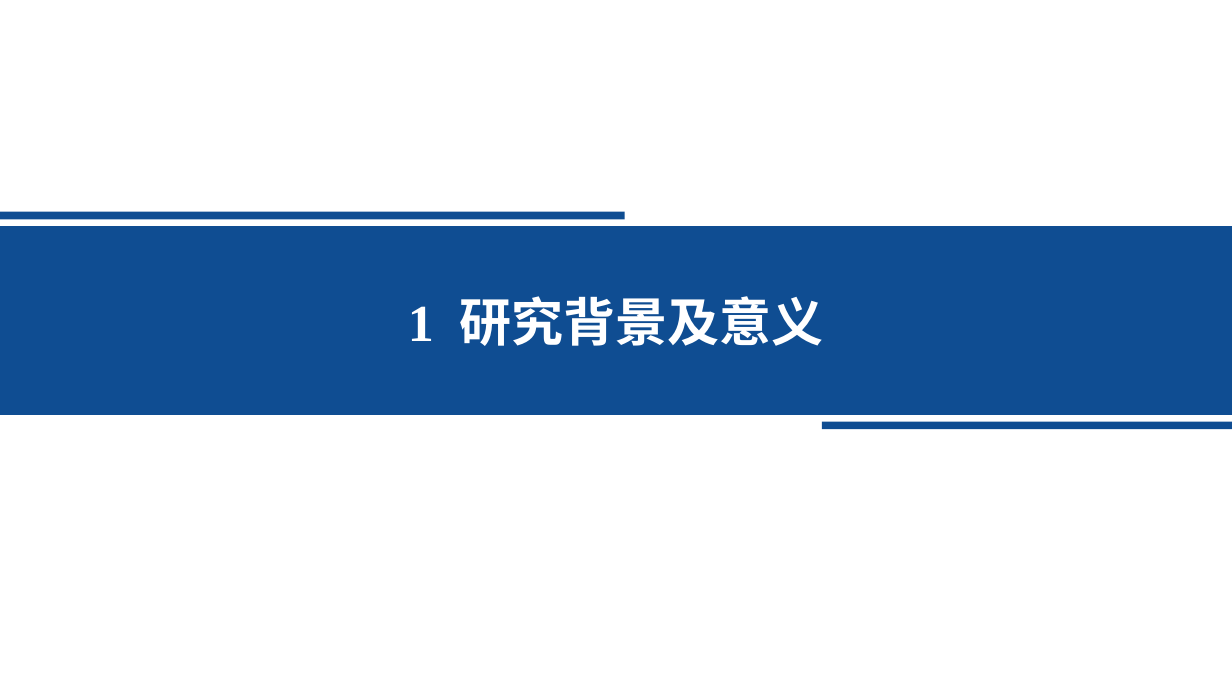
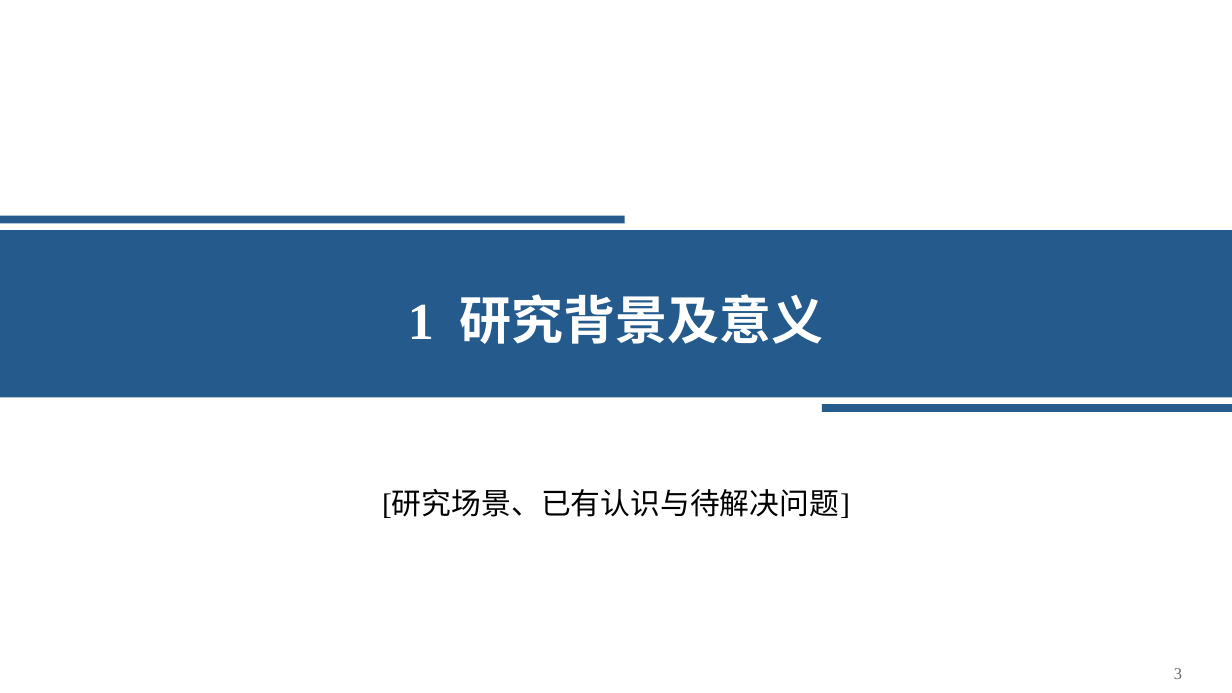
Before and after one commit to Starxy/skills, a slide deck: slide 3 of skills/ppt-craft/assets/academic-blue-template.pptx. Drawn at 1232x693 pixels with LibreOffice and Linux fonts; fonts in the diff are those of the drawing. Boxes give left, top, right and bottom in pixels: in the first picture for what was removed or moved away, otherwise in the second. Text is boxed around its words. In the diff, an @@ line names an element or a change of style, - is before the commit and + after.

```diff
--- a/skills/ppt-craft/assets/academic-blue-template.pptx
+++ b/skills/ppt-craft/assets/academic-blue-template.pptx
@@ rectangle: place and size @@
-rectangle at (0, 212, 625, 219)
+rectangle at (0, 215, 625, 223)
@@ fill #0F4D92 to #245A8C in 3 elements at (0, 215, 625, 223), (823, 405, 1232, 412), (0, 230, 1232, 397) @@
@@ rectangle: place and size @@
-rectangle at (0, 226, 1232, 415)
+rectangle at (0, 230, 1232, 397)
@@ text "1 研究背景及意义" at (408, 294, 824, 344): line spacing 1 to 1.15 @@
@@ rectangle: place and size @@
-rectangle at (823, 421, 1232, 429)
+rectangle at (823, 405, 1232, 412)
@@ text added at (382, 491, 850, 518), 23.2 pt, text #000000 @@
+[研究场景、已有认识与待解决问题]
@@ text added at (1174, 668, 1182, 679), 12.8 pt, text #666666 @@
+3
```
Also in this commit, not shown: 14 other slides changed, 1 slide added, 1 slide removed, 5 other files.
